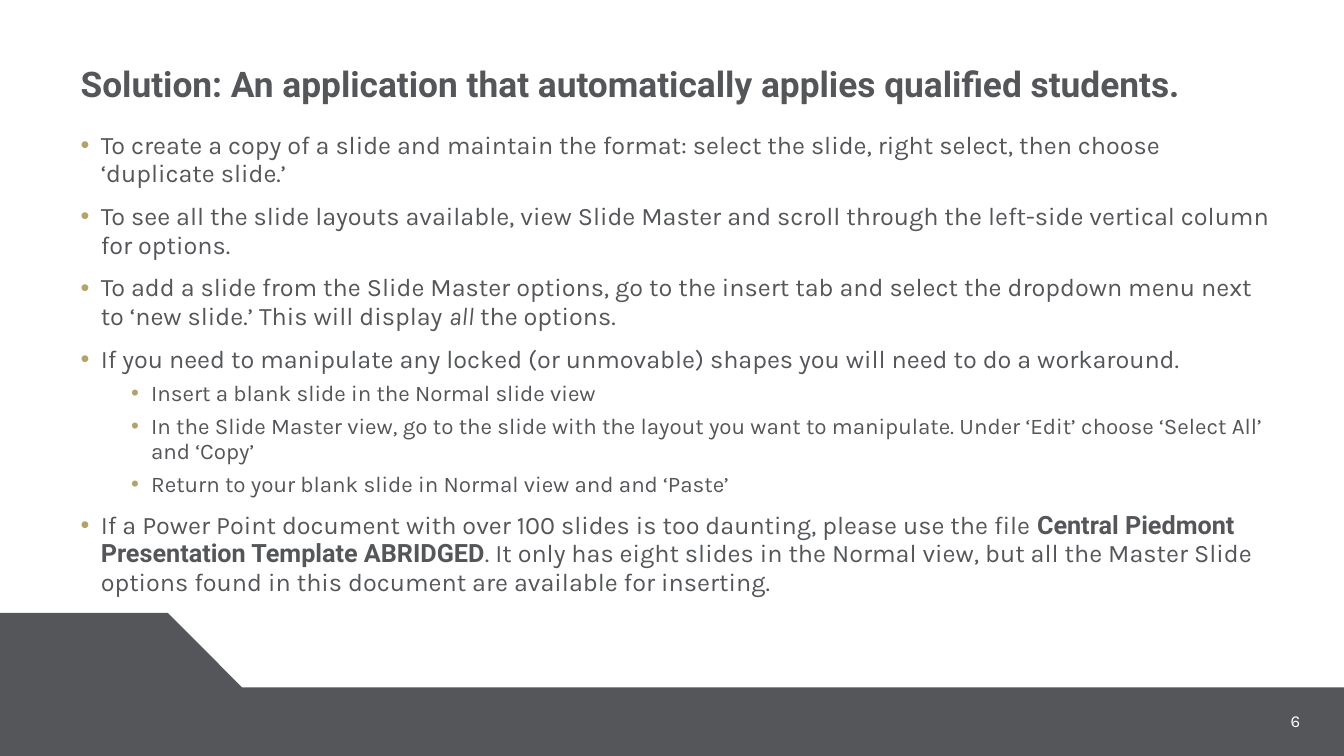
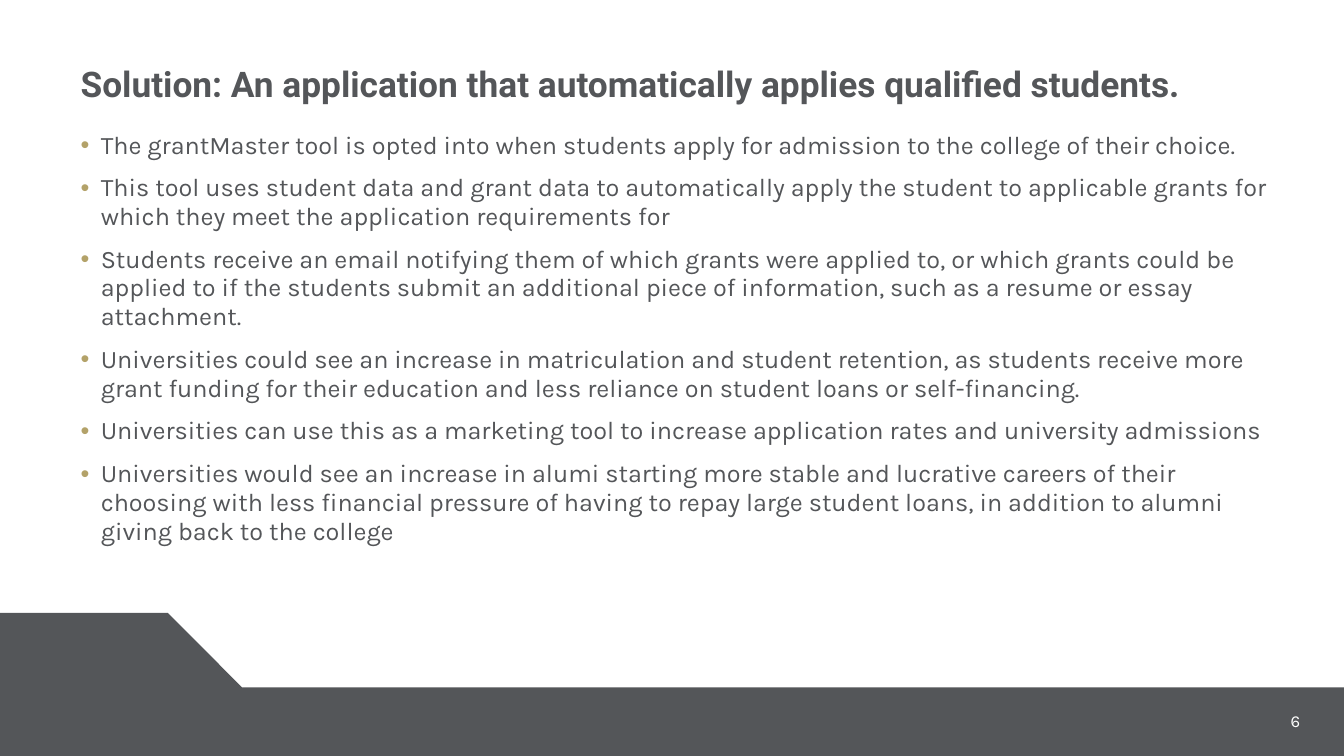
Before and after one commit to mauracarter-statistics/Code-A-Thon, a slide deck: slide 6 of slides_grant_master_cpcc.pptx. Drawn at 1344x756 pixels with LibreOffice and Linux fonts; fonts in the diff are those of the drawing; background and template pictures are left out. Boxes give left, top, right and bottom in pixels: in the first picture for what was removed or moved away, otherwise in the second. Text is boxed around its words. In the diff, an @@ line names an element or a change of style, - is before the commit and + after.

```diff
--- a/slides_grant_master_cpcc.pptx
+++ b/slides_grant_master_cpcc.pptx
@@ text at <box>101,136,1266,546</box>: text changed @@
-• To create a copy of a slide and maintain the format: select the slide, right select, then choose ‘duplicate slide.’
-• To see all the slide layouts available, view Slide Master and scroll through the left-side vertical column for options.
-• To add a slide from the Slide Master options, go to the insert tab and select the dropdown menu next to ‘new slide.’ This will display all the options.
-• If you need to manipulate any locked (or unmovable) shapes you will need to do a workaround.
-  • Insert a blank slide in the Normal slide view
-  • In the Slide Master view, go to the slide with the layout you want to manipulate. Under ‘Edit’ choose ‘Select All’ and ‘Copy’
-  • Return to your blank slide in Normal view and and ‘Paste’
-• If a Power Point document with over 100 slides is too daunting, please use the file Central Piedmont Presentation Template ABRIDGED. It only has eight slides in the Normal view, but all the Master Slide options found in this document are available for inserting.
+• The grantMaster tool is opted into when students apply for admission to the college of their choice.
+• This tool uses student data and grant data to automatically apply the student to applicable grants for which they meet the application requirements for
+• Students receive an email notifying them of which grants were applied to, or which grants could be applied to if the students submit an additional piece of information, such as a resume or essay attachment.
+• Universities could see an increase in matriculation and student retention, as students receive more grant funding for their education and less reliance on student loans or self-financing.
+• Universities can use this as a marketing tool to increase application rates and university admissions
+• Universities would see an increase in alumi starting more stable and lucrative careers of their choosing with less financial pressure of having to repay large student loans, in addition to alumni giving back to the college
```
Also in this commit, not shown: 2 other slides changed.
